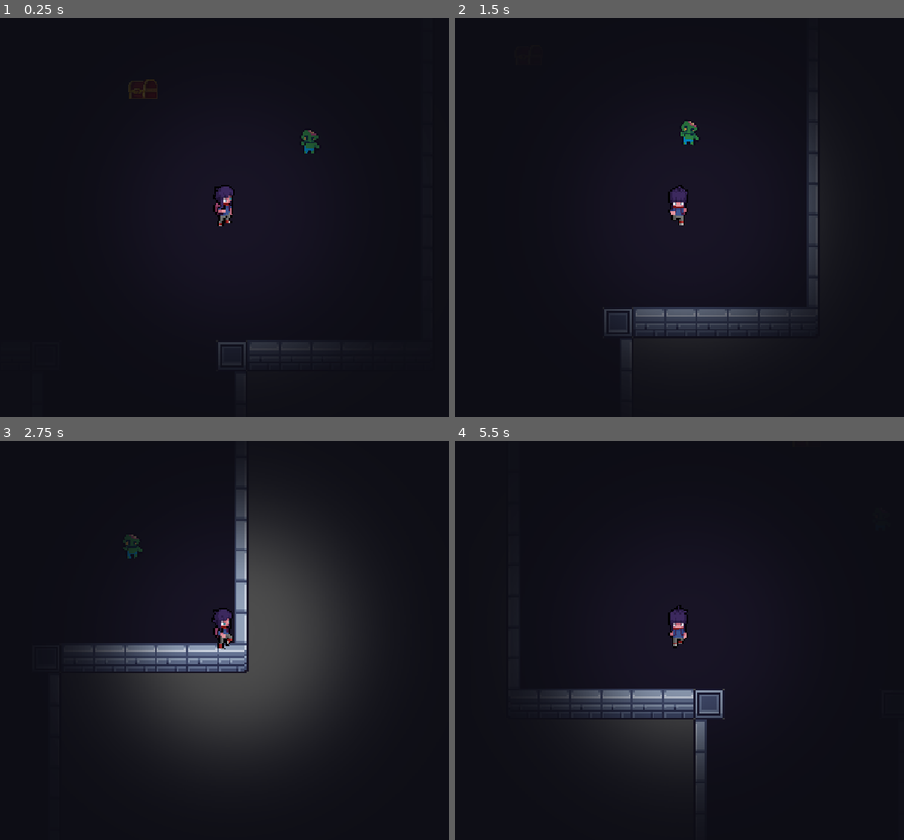
Above: before the commit, frames 1-4 (two rows, left to right).
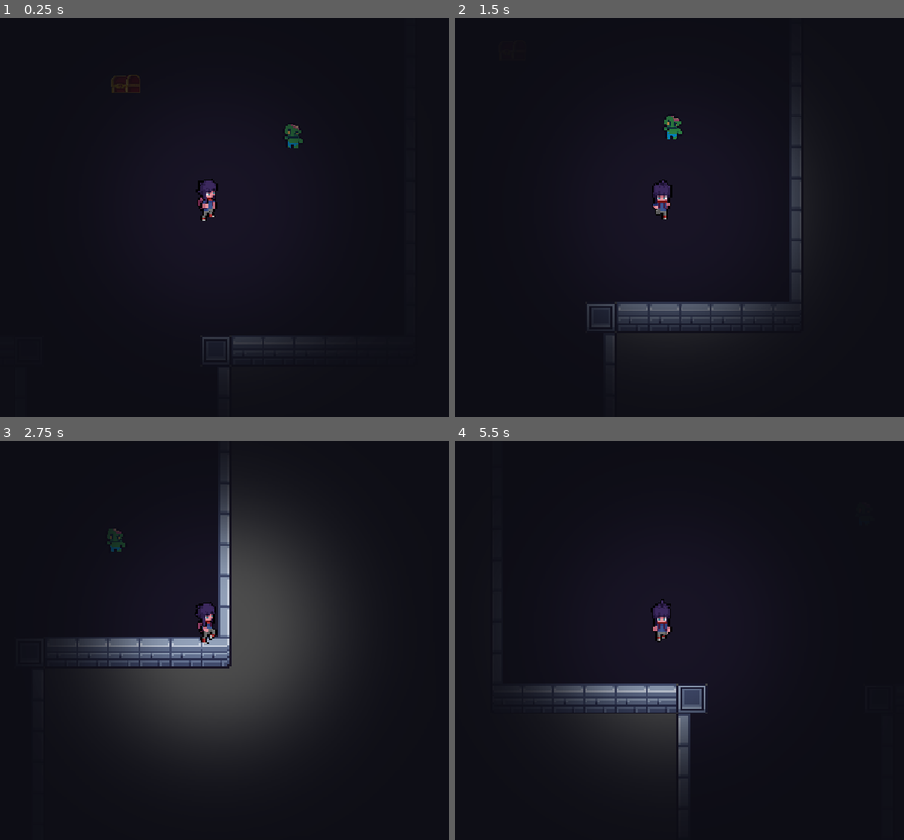
Above: after the commit, the same moments.

Repository: ImStellar0408/Haven-Game-Pepito
Game: Godot game, scene res://scenes/level_base.tscn
Same seed, same stepped clock (60 frames per second), same inputs: the game is played once before the commit and once after it.
Inputs:
- Up to frame 1 (0.25 s): no input
- Up to frame 2 (1.5 s): hold D (right) 0.53-1.28 s; hold E (interact) 0.53-1.28 s; hold S (down) from 1.28 s (still down); tap E (interact) at 1.35 s
- Up to frame 3 (2.75 s): release S (down) at 2.03 s; hold D (right) from 2.03 s (still down); hold E (interact) from 2.03 s (still down)
- Up to frame 4 (5.5 s): release D (right) at 2.78 s; release E (interact) at 2.78 s; hold W (up) 2.78-3.53 s; tap E (interact) at 2.85, 4.35 s; hold E (interact) 3.53-4.28 s; hold A (left) 3.53-5.03 s; hold S (down) from 5.03 s (still down); hold E (interact) from 5.03 s (still down)

The runs differ from the first frame. In frame 1, 1.3% of the frame differs, in the area x 24-72%, y 14-85%; in frame 2, 4.1%; in frame 3, 5.4%, in the area x 13-56%, y 7-59%; in frame 4, 3.4%.

Commit message:
nose

Diff:
--- a/las-flipantes-aventuras-de-pepita-el-humano-/player.gd
+++ b/las-flipantes-aventuras-de-pepita-el-humano-/player.gd
@@ -2,7 +2,8 @@
 
 const SPEED = 300.0
 var last_direction: Vector2 = Vector2.RIGHT
-
+var max_health: int = 100
+var health: int = 100
 @onready var animated_sprite_2d: AnimatedSprite2D = $AnimatedSprite2D
 var last_dir := "down"
 
@@ -43,3 +44,11 @@
 		animated_sprite_2d.play(prefix +"_down")
 	elif dir.x < 0:
 		animated_sprite_2d.play(prefix +"_left")
+
+func take_damege(amount: int) -> void:
+	health -= amount
+	print(health)
+
+
+func die() -> void:
+	animated_sprite_2d.play("die")
--- a/las-flipantes-aventuras-de-pepita-el-humano-/project.godot
+++ b/las-flipantes-aventuras-de-pepita-el-humano-/project.godot
@@ -23,7 +23,6 @@
 
 window/size/viewport_width=1080
 window/size/viewport_height=720
-window/size/mode=3
 window/stretch/mode="canvas_items"
 window/stretch/aspect="expand"
 
--- a/las-flipantes-aventuras-de-pepita-el-humano-/scenes/Player.tscn
+++ b/las-flipantes-aventuras-de-pepita-el-humano-/scenes/Player.tscn
@@ -2,11 +2,44 @@
 
 [ext_resource type="Script" uid="uid://bvbs6frllhjem" path="res://player.gd" id="1_cxr5p"]
 [ext_resource type="Texture2D" uid="uid://1x4mqwdibc1u" path="res://Sprites/Player/idle_down.png" id="1_e80uo"]
+[ext_resource type="Texture2D" uid="uid://djl7bkwg0ht4a" path="res://Sprites/Player/death_normal.png" id="2_cw2d6"]
 [ext_resource type="Texture2D" uid="uid://txofnj2xb48n" path="res://Sprites/Player/idle.png" id="2_cxr5p"]
 [ext_resource type="Texture2D" uid="uid://dw38nvsld1idn" path="res://Sprites/Player/idle_up.png" id="3_tdg3f"]
 [ext_resource type="Texture2D" uid="uid://cem4q4v66gfh7" path="res://Sprites/Player/walk.png" id="4_dtqjt"]
 [ext_resource type="Texture2D" uid="uid://bwjmfpuyqyq3i" path="res://New Project(1).png" id="6_70d11"]
 
+[sub_resource type="AtlasTexture" id="AtlasTexture_khinc"]
+atlas = ExtResource("2_cw2d6")
+region = Rect2(0, 64, 48, 64)
+
+[sub_resource type="AtlasTexture" id="AtlasTexture_bruh7"]
+atlas = ExtResource("2_cw2d6")
+region = Rect2(48, 64, 48, 64)
+
+[sub_resource type="AtlasTexture" id="AtlasTexture_6eyey"]
+atlas = ExtResource("2_cw2d6")
+region = Rect2(96, 64, 48, 64)
+
+[sub_resource type="AtlasTexture" id="AtlasTexture_d3wef"]
+atlas = ExtResource("2_cw2d6")
+region = Rect2(144, 64, 48, 64)
+
+[sub_resource type="AtlasTexture" id="AtlasTexture_o4126"]
+atlas = ExtResource("2_cw2d6")
+region = Rect2(192, 64, 48, 64)
+
+[sub_resource type="AtlasTexture" id="AtlasTexture_lkdrv"]
+atlas = ExtResource("2_cw2d6")
+region = Rect2(240, 64, 48, 64)
+
+[sub_resource type="AtlasTexture" id="AtlasTexture_p7iby"]
+atlas = ExtResource("2_cw2d6")
+region = Rect2(288, 64, 48, 64)
+
+[sub_resource type="AtlasTexture" id="AtlasTexture_0rnld"]
+atlas = ExtResource("2_cw2d6")
+region = Rect2(336, 64, 48, 64)
+
 [sub_resource type="AtlasTexture" id="AtlasTexture_5ncpa"]
 atlas = ExtResource("1_e80uo")
 region = Rect2(0, 0, 48, 64)
@@ -265,6 +298,35 @@
 
 [sub_resource type="SpriteFrames" id="SpriteFrames_dty56"]
 animations = [{
+"frames": [{
+"duration": 1.0,
+"texture": SubResource("AtlasTexture_khinc")
+}, {
+"duration": 1.0,
+"texture": SubResource("AtlasTexture_bruh7")
+}, {
+"duration": 1.0,
+"texture": SubResource("AtlasTexture_6eyey")
+}, {
+"duration": 1.0,
+"texture": SubResource("AtlasTexture_d3wef")
+}, {
+"duration": 1.0,
+"texture": SubResource("AtlasTexture_o4126")
+}, {
+"duration": 1.0,
+"texture": SubResource("AtlasTexture_lkdrv")
+}, {
+"duration": 1.0,
+"texture": SubResource("AtlasTexture_p7iby")
+}, {
+"duration": 1.0,
+"texture": SubResource("AtlasTexture_0rnld")
+}],
+"loop": 1,
+"name": &"die",
+"speed": 7.0
+}, {
 "frames": [{
 "duration": 1.0,
 "texture": SubResource("AtlasTexture_5ncpa")
@@ -499,7 +561,7 @@
 }]
 
 [sub_resource type="CapsuleShape2D" id="CapsuleShape2D_dty56"]
-radius = 3.666667
+radius = 3.6666667
 height = 18.666668
 
 [sub_resource type="Animation" id="Animation_70d11"]
@@ -547,7 +609,8 @@
 
 [node name="AnimatedSprite2D" type="AnimatedSprite2D" parent="." unique_id=1952971173]
 sprite_frames = SubResource("SpriteFrames_dty56")
-animation = &"idle_left"
+animation = &"die"
+frame_progress = 0.52799565
 
 [node name="CollisionShape2D" type="CollisionShape2D" parent="." unique_id=1983604738]
 position = Vector2(0.3333333, -1.3333334)
@@ -556,7 +619,7 @@
 
 [node name="Camera2D" type="Camera2D" parent="." unique_id=993962400]
 position = Vector2(-0.33333334, 0)
-offset = Vector2(20, 20)
+offset = Vector2(50, 30)
 
 [node name="NewProject(1)" type="Sprite2D" parent="." unique_id=2061813641]
 position = Vector2(3.3333335, 22)
--- a/las-flipantes-aventuras-de-pepita-el-humano-/scenes/Zombie.tscn
+++ b/las-flipantes-aventuras-de-pepita-el-humano-/scenes/Zombie.tscn
@@ -46,7 +46,10 @@
 &"zombi_camizombi": SubResource("Animation_yaogc")
 }
 
-[node name="CharacterBody2D2" type="CharacterBody2D" unique_id=1659377620]
+[sub_resource type="CircleShape2D" id="CircleShape2D_w1hta"]
+radius = 53.675983
+
+[node name="zombi" type="CharacterBody2D" unique_id=1659377620]
 scale = Vector2(3, 3)
 script = ExtResource("2_g6hu2")
 
@@ -67,3 +70,10 @@
 
 [node name="AnimationPlayer" type="AnimationPlayer" parent="." unique_id=1335009402]
 libraries/ = SubResource("AnimationLibrary_siap5")
+
+[node name="sight" type="Area2D" parent="." unique_id=1109283094]
+
+[node name="CollisionShape2D" type="CollisionShape2D" parent="sight" unique_id=1448212975]
+shape = SubResource("CircleShape2D_w1hta")
+
+[connection signal="body_shape_entered" from="sight" to="." method="_on_sight_body_shape_entered"]
--- a/las-flipantes-aventuras-de-pepita-el-humano-/zombi.gd
+++ b/las-flipantes-aventuras-de-pepita-el-humano-/zombi.gd
@@ -18,3 +18,10 @@
 func _on_hit_zone_body_entered(body: Node) -> void:
 	if body.is_in_group("player"):
 		Global.bounce_back()
+
+
+
+
+func _on_sight_body_shape_entered(body_rid: RID, body: Node2D, body_shape_index: int, local_shape_index: int) -> void:
+	if body.name == "Player":
+		print("te toque")
